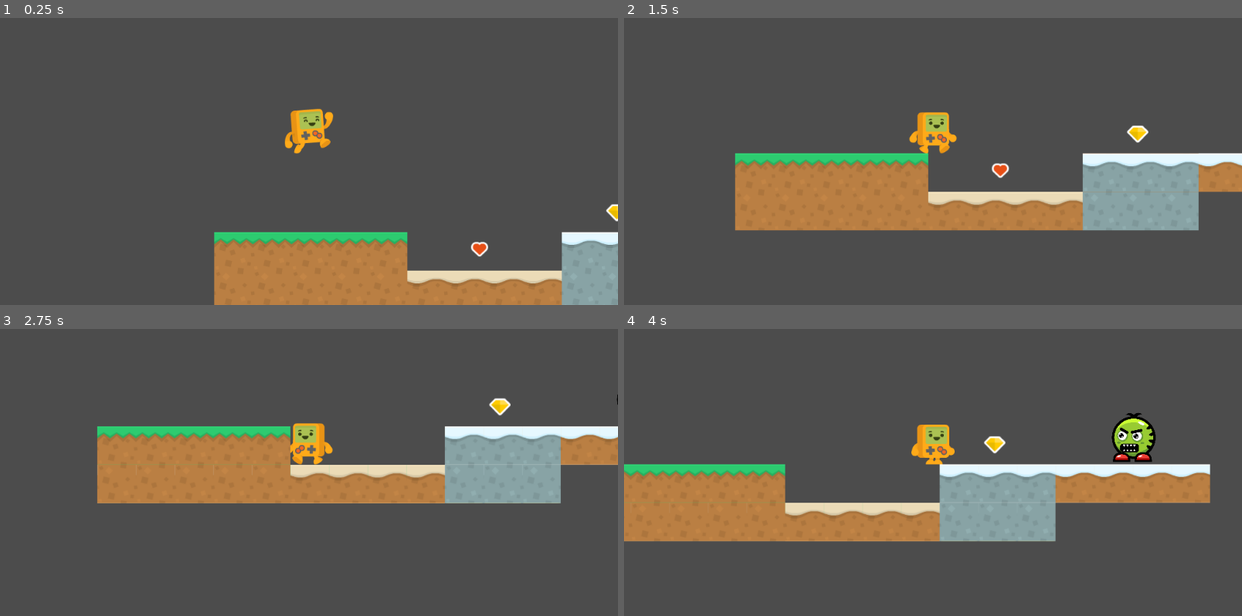
Above: before the commit, frames 1-4 (two rows, left to right).
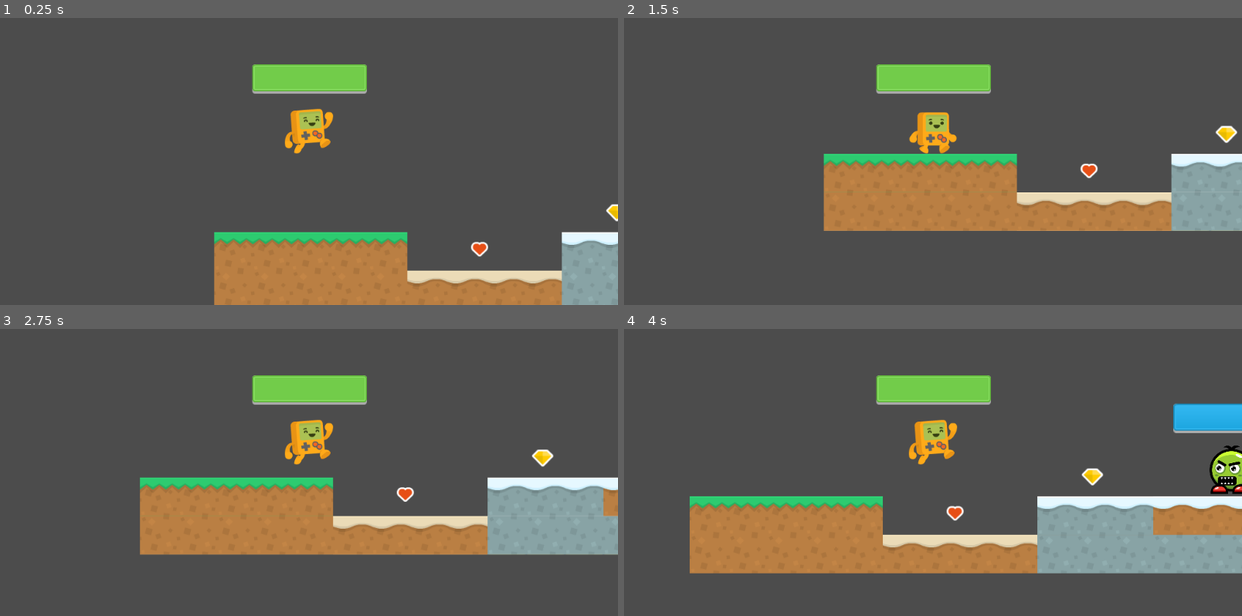
Above: after the commit, the same moments.

Repository: Boyquotes/platformer2d-sandbox
Game: Godot game, scene res://levels/DemoLevel.tscn
The game is run twice, just before and just after one commit, with the same random seed, the same clock (stepped at 60 frames per second) and the same inputs.
Inputs:
- Up to frame 1 (0.25 s): no input
- Up to frame 2 (1.5 s): hold Q (block, bound only after the commit) 0.53-1.28 s; hold D (move_right) from 0.53 s (still down); tap R (attack, bound only after the commit) at 0.6 s; tap Space (move_jump) at 0.77 s; tap Q (block, bound only after the commit) at 1.35 s
- Up to frame 3 (2.75 s): tap Space (move_jump) at 1.52 s; tap R (attack, bound only after the commit) at 1.55, 2.1 s; release D (move_right) at 2.03 s; hold A (move_left) from 2.03 s (still down); hold Q (block, bound only after the commit) from 2.03 s (still down)
- Up to frame 4 (4 s): release A (move_left) at 2.78 s; release Q (block, bound only after the commit) at 2.78 s; hold D (move_right) from 2.78 s (still down); tap Q (block, bound only after the commit) at 2.85 s; tap Space (move_jump) at 3.02, 3.77 s; tap R (attack, bound only after the commit) at 3.05, 3.6 s; hold Q (block, bound only after the commit) from 3.53 s (still down)

The runs differ from the first frame. In frame 1, 1.9% of the frame differs, in the area x 40-60%, y 16-27%; in frame 2, 15%; in frame 3, 32%; in frame 4, 35%, in the area x 0-100%, y 16-86%.

Commit message:
Added attack and block logic for player. Decomposed items and enemy to separate scenes. Added healthbars

Diff:
--- a/levels/DemoLevel.tscn
+++ b/levels/DemoLevel.tscn
@@ -1,48 +1,10 @@
-[gd_scene load_steps=28 format=2]
+[gd_scene load_steps=6 format=2]
 
 [ext_resource path="res://objects/Player.tscn" type="PackedScene" id=1]
 [ext_resource path="res://objects/PlatformsTileset.tres" type="TileSet" id=2]
-[ext_resource path="res://assets/sprites/item_life.png" type="Texture" id=3]
-[ext_resource path="res://scripts/NewLifeItem.gd" type="Script" id=4]
-[ext_resource path="res://assets/sprites/item_diamond.png" type="Texture" id=5]
-[ext_resource path="res://scripts/DiamondItem.gd" type="Script" id=6]
-[ext_resource path="res://assets/sprites/green_monster_walk5.png" type="Texture" id=7]
-[ext_resource path="res://assets/sprites/green_monster_idle1.png" type="Texture" id=8]
-[ext_resource path="res://assets/sprites/green_monster_walk8.png" type="Texture" id=9]
-[ext_resource path="res://assets/sprites/green_monster_walk6.png" type="Texture" id=10]
-[ext_resource path="res://assets/sprites/green_monster_idle8.png" type="Texture" id=11]
-[ext_resource path="res://assets/sprites/green_monster_walk4.png" type="Texture" id=12]
-[ext_resource path="res://assets/sprites/green_monster_walk3.png" type="Texture" id=13]
-[ext_resource path="res://assets/sprites/green_monster_idle2.png" type="Texture" id=14]
-[ext_resource path="res://assets/sprites/green_monster_idle4.png" type="Texture" id=15]
-[ext_resource path="res://assets/sprites/green_monster_idle5.png" type="Texture" id=16]
-[ext_resource path="res://assets/sprites/green_monster_walk7.png" type="Texture" id=17]
-[ext_resource path="res://assets/sprites/green_monster_idle3.png" type="Texture" id=18]
-[ext_resource path="res://assets/sprites/green_monster_walk2.png" type="Texture" id=19]
-[ext_resource path="res://assets/sprites/green_monster_walk1.png" type="Texture" id=20]
-[ext_resource path="res://assets/sprites/green_monster_idle7.png" type="Texture" id=21]
-[ext_resource path="res://assets/sprites/green_monster_idle6.png" type="Texture" id=22]
-[ext_resource path="res://scripts/GreenMonsterEnemy.gd" type="Script" id=23]
-
-[sub_resource type="RectangleShape2D" id=1]
-
-[sub_resource type="RectangleShape2D" id=2]
-
-[sub_resource type="SpriteFrames" id=3]
-animations = [ {
-"frames": [ ExtResource( 8 ), ExtResource( 14 ), ExtResource( 18 ), ExtResource( 15 ), ExtResource( 16 ), ExtResource( 22 ), ExtResource( 21 ), ExtResource( 11 ) ],
-"loop": true,
-"name": "idle",
-"speed": 10.0
-}, {
-"frames": [ ExtResource( 20 ), ExtResource( 19 ), ExtResource( 13 ), ExtResource( 12 ), ExtResource( 7 ), ExtResource( 10 ), ExtResource( 17 ), ExtResource( 9 ) ],
-"loop": true,
-"name": "walk",
-"speed": 5.0
-} ]
-
-[sub_resource type="CircleShape2D" id=4]
-radius = 36.8442
+[ext_resource path="res://objects/NewLifeItem.tscn" type="PackedScene" id=3]
+[ext_resource path="res://objects/DiamondItem.tscn" type="PackedScene" id=4]
+[ext_resource path="res://objects/GreenMonsterEnemy.tscn" type="PackedScene" id=5]
 
 [node name="DemoLevel" type="Node2D"]
 
@@ -54,62 +16,17 @@
 collision_layer = 2
 collision_mask = 13
 format = 1
-tile_data = PoolIntArray( 262144, 0, 0, 262145, 0, 0, 262146 …(94 unchanged characters)… 2157, 2, 0, 262158, 2, 0, 262159, 2, 0, 327680, 6, 0, 327681, 6, 0, 327682, 6, 0, 327683, 6, 0, 327684, 6, 0, 327685, 1, 0, 327686, 1, 0, 327687, 1, 0, 327688, 1, 0, 327689, 7, 0, 327690, 7, 0, 327691, 7, 0 )
+tile_data = PoolIntArray( 262144, 0, 0, 262145, 0, 0, 262146 …(94 unchanged characters)… 2157, 2, 0, 262158, 2, 0, 262159, 2, 0, 262160, 1, 0, 262161, 1, 0, 262162, 1, 0, 262163, 0, 0, 262164, 0, 0, 262165, 0, 0, 262166, 0, 0, 262167, 3, 0, 262168, 3, 0, 327680, 6, 0, 327681, 6, 0, 327682, 6, 0, 327683, 6, 0, 327684, 6, 0, 327685, 1, 0, 327686, 1, 0, 327687, 1, 0, 327688, 1, 0, 327689, 7, 0, 327690, 7, 0, 327691, 7, 0, 327692, 7, 0, 327693, 7, 0, 327694, 7, 0, 327695, 6, 0, 327696, 6, 0, 327697, 6, 0, 327698, 6, 0, 327699, 6, 0, 327700, 6, 0, 327701, 6, 0, 327702, 6, 0, 327703, 7, 0, 327704, 7, 0 )
 
 [node name="Items" type="Node" parent="."]
 
-[node name="NewLifeItem" type="Sprite" parent="Items"]
-position = Vector2( 440.63, 284.223 )
-texture = ExtResource( 3 )
-script = ExtResource( 4 )
+[node name="NewLifeItem" parent="Items" instance=ExtResource( 3 )]
 
-[node name="Area" type="Area2D" parent="Items/NewLifeItem"]
-collision_layer = 4
-
-[node name="CollisionShape2D" type="CollisionShape2D" parent="Items/NewLifeItem/Area"]
-scale = Vector2( 2, 2 )
-shape = SubResource( 1 )
-
-[node name="DiamondItem" type="Sprite" parent="Items"]
-position = Vector2( 667.671, 223.678 )
-texture = ExtResource( 5 )
-script = ExtResource( 6 )
-
-[node name="Area2D" type="Area2D" parent="Items/DiamondItem"]
-collision_layer = 4
-
-[node name="CollisionShape2D" type="CollisionShape2D" parent="Items/DiamondItem/Area2D"]
-scale = Vector2( 2, 2 )
-shape = SubResource( 2 )
+[node name="DiamondItem" parent="Items" instance=ExtResource( 4 )]
 
 [node name="Enemies" type="Node" parent="."]
 
-[node name="GreenMonsterEnemy" type="KinematicBody2D" parent="Enemies"]
-position = Vector2( 898.484, 210.224 )
-collision_layer = 8
-collision_mask = 15
-script = ExtResource( 23 )
+[node name="GreenMonsterEnemy" parent="Enemies" instance=ExtResource( 5 )]
 
-[node name="AnimatedSprite" type="AnimatedSprite" parent="Enemies/GreenMonsterEnemy"]
-scale = Vector2( 0.2, 0.2 )
-frames = SubResource( 3 )
-animation = "idle"
-frame = 3
-playing = true
-
-[node name="CollisionShape2D" type="CollisionShape2D" parent="Enemies/GreenMonsterEnemy"]
-shape = SubResource( 4 )
-
-[node name="DetectionRaycast" type="RayCast2D" parent="Enemies/GreenMonsterEnemy"]
-enabled = true
-cast_to = Vector2( -150, 0 )
-
-[node name="AttackRaycast" type="RayCast2D" parent="Enemies/GreenMonsterEnemy"]
-enabled = true
-cast_to = Vector2( -50, 0 )
-
-[node name="AttackTimer" type="Timer" parent="Enemies/GreenMonsterEnemy"]
-
-[connection signal="body_entered" from="Items/NewLifeItem/Area" to="Items/NewLifeItem" method="_on_Area_body_entered"]
-[connection signal="body_entered" from="Items/DiamondItem/Area2D" to="Items/DiamondItem" method="_on_Area2D_body_entered"]
-[connection signal="timeout" from="Enemies/GreenMonsterEnemy/AttackTimer" to="Enemies/GreenMonsterEnemy" method="_on_AttackTimer_timeout"]
+[node name="GreenMonsterEnemy2" parent="Enemies" instance=ExtResource( 5 )]
+position = Vector2( 1398.75, 211.438 )
--- /dev/null
+++ b/objects/DiamondItem.tscn
@@ -0,0 +1,20 @@
+[gd_scene load_steps=4 format=2]
+
+[ext_resource path="res://scripts/DiamondItem.gd" type="Script" id=1]
+[ext_resource path="res://assets/sprites/item_diamond.png" type="Texture" id=2]
+
+[sub_resource type="RectangleShape2D" id=2]
+
+[node name="DiamondItem" type="Sprite"]
+position = Vector2( 667.671, 223.678 )
+texture = ExtResource( 2 )
+script = ExtResource( 1 )
+
+[node name="Area2D" type="Area2D" parent="."]
+collision_layer = 4
+
+[node name="CollisionShape2D" type="CollisionShape2D" parent="Area2D"]
+scale = Vector2( 2, 2 )
+shape = SubResource( 2 )
+
+[connection signal="body_entered" from="Area2D" to="." method="_on_Area2D_body_entered"]
--- /dev/null
+++ b/objects/GreenMonsterEnemy.tscn
@@ -0,0 +1,77 @@
+[gd_scene load_steps=22 format=2]
+
+[ext_resource path="res://scripts/GreenMonsterEnemy.gd" type="Script" id=1]
+[ext_resource path="res://assets/sprites/green_monster_walk5.png" type="Texture" id=2]
+[ext_resource path="res://assets/sprites/green_monster_idle1.png" type="Texture" id=3]
+[ext_resource path="res://assets/sprites/green_monster_walk8.png" type="Texture" id=4]
+[ext_resource path="res://assets/sprites/green_monster_walk6.png" type="Texture" id=5]
+[ext_resource path="res://assets/sprites/green_monster_idle8.png" type="Texture" id=6]
+[ext_resource path="res://assets/sprites/green_monster_walk4.png" type="Texture" id=7]
+[ext_resource path="res://assets/sprites/green_monster_walk3.png" type="Texture" id=8]
+[ext_resource path="res://assets/sprites/green_monster_idle2.png" type="Texture" id=9]
+[ext_resource path="res://assets/sprites/green_monster_idle4.png" type="Texture" id=10]
+[ext_resource path="res://assets/sprites/green_monster_idle6.png" type="Texture" id=11]
+[ext_resource path="res://assets/sprites/green_monster_walk1.png" type="Texture" id=12]
+[ext_resource path="res://assets/sprites/green_monster_idle7.png" type="Texture" id=13]
+[ext_resource path="res://assets/sprites/green_monster_idle5.png" type="Texture" id=14]
+[ext_resource path="res://assets/sprites/green_monster_walk7.png" type="Texture" id=15]
+[ext_resource path="res://assets/sprites/green_monster_walk2.png" type="Texture" id=16]
+[ext_resource path="res://assets/sprites/green_monster_idle3.png" type="Texture" id=17]
+[ext_resource path="res://assets/sprites/ui_healthbar_enemy_empty.png" type="Texture" id=18]
+[ext_resource path="res://assets/sprites/ui_healthbar_enemy_full.png" type="Texture" id=19]
+
+[sub_resource type="SpriteFrames" id=3]
+animations = [ {
+"frames": [ ExtResource( 3 ), ExtResource( 9 ), ExtResource( 17 ), ExtResource( 10 ), ExtResource( 14 ), ExtResource( 11 ), ExtResource( 13 ), ExtResource( 6 ) ],
+"loop": true,
+"name": "idle",
+"speed": 10.0
+}, {
+"frames": [ ExtResource( 12 ), ExtResource( 16 ), ExtResource( 8 ), ExtResource( 7 ), ExtResource( 2 ), ExtResource( 5 ), ExtResource( 15 ), ExtResource( 4 ) ],
+"loop": true,
+"name": "walk",
+"speed": 5.0
+} ]
+
+[sub_resource type="CircleShape2D" id=4]
+radius = 36.8442
+
+[node name="GreenMonsterEnemy" type="KinematicBody2D"]
+position = Vector2( 898.484, 210.224 )
+collision_layer = 8
+collision_mask = 15
+script = ExtResource( 1 )
+
+[node name="AnimatedSprite" type="AnimatedSprite" parent="."]
+scale = Vector2( 0.2, 0.2 )
+frames = SubResource( 3 )
+animation = "idle"
+frame = 5
+playing = true
+
+[node name="CollisionShape2D" type="CollisionShape2D" parent="."]
+shape = SubResource( 4 )
+
+[node name="DetectionRaycast" type="RayCast2D" parent="."]
+enabled = true
+cast_to = Vector2( -150, 0 )
+
+[node name="AttackRaycast" type="RayCast2D" parent="."]
+enabled = true
+cast_to = Vector2( -50, 0 )
+
+[node name="AttackTimer" type="Timer" parent="."]
+
+[node name="Healthbar" type="TextureProgress" parent="."]
+margin_left = -96.0
+margin_top = -108.0
+margin_right = 94.0
+margin_bottom = -59.0
+value = 100.0
+texture_under = ExtResource( 18 )
+texture_progress = ExtResource( 19 )
+__meta__ = {
+"_edit_use_anchors_": false
+}
+
+[connection signal="timeout" from="AttackTimer" to="." method="_on_AttackTimer_timeout"]
--- /dev/null
+++ b/objects/NewLifeItem.tscn
@@ -0,0 +1,20 @@
+[gd_scene load_steps=4 format=2]
+
+[ext_resource path="res://scripts/NewLifeItem.gd" type="Script" id=1]
+[ext_resource path="res://assets/sprites/item_life.png" type="Texture" id=2]
+
+[sub_resource type="RectangleShape2D" id=1]
+
+[node name="NewLifeItem" type="Sprite"]
+position = Vector2( 440.63, 284.223 )
+texture = ExtResource( 2 )
+script = ExtResource( 1 )
+
+[node name="Area" type="Area2D" parent="."]
+collision_layer = 4
+
+[node name="CollisionShape2D" type="CollisionShape2D" parent="Area"]
+scale = Vector2( 2, 2 )
+shape = SubResource( 1 )
+
+[connection signal="body_entered" from="Area" to="." method="_on_Area_body_entered"]
--- a/objects/Player.tscn
+++ b/objects/Player.tscn
@@ -6,6 +6,8 @@
 [ext_resource path="res://assets/sprites/player_idle.png" type="Texture" id=4]
 [ext_resource path="res://assets/sprites/player_walk2.png" type="Texture" id=5]
 [ext_resource path="res://objects/PlayerCamera.tscn" type="PackedScene" id=6]
+[ext_resource path="res://assets/sprites/ui_healthbar_player_full.png" type="Texture" id=7]
+[ext_resource path="res://assets/sprites/ui_healthbar_player_empty.png" type="Texture" id=8]
 
 [sub_resource type="SpriteFrames" id=1]
 animations = [ {
@@ -42,3 +44,20 @@
 shape = SubResource( 2 )
 
 [node name="PlayerCamera" parent="." instance=ExtResource( 6 )]
+
+[node name="AttackRaycast" type="RayCast2D" parent="."]
+enabled = true
+cast_to = Vector2( 50, 0 )
+collision_mask = 8
+
+[node name="Healthbar" type="TextureProgress" parent="."]
+margin_left = -94.4353
+margin_top = -99.7806
+margin_right = 95.5647
+margin_bottom = -50.7806
+value = 100.0
+texture_under = ExtResource( 8 )
+texture_progress = ExtResource( 7 )
+__meta__ = {
+"_edit_use_anchors_": false
+}
--- a/project.godot
+++ b/project.godot
@@ -45,6 +45,16 @@
 "events": [ Object(InputEventKey,"resource_local_to_scene":false,"resource_name":"","device":0,"alt":false,"shift":false,"control":false,"meta":false,"command":false,"pressed":false,"scancode":32,"unicode":0,"echo":false,"script":null)
  ]
 }
+attack={
+"deadzone": 0.5,
+"events": [ Object(InputEventKey,"resource_local_to_scene":false,"resource_name":"","device":0,"alt":false,"shift":false,"control":false,"meta":false,"command":false,"pressed":false,"scancode":82,"unicode":0,"echo":false,"script":null)
+ ]
+}
+block={
+"deadzone": 0.5,
+"events": [ Object(InputEventKey,"resource_local_to_scene":false,"resource_name":"","device":0,"alt":false,"shift":false,"control":false,"meta":false,"command":false,"pressed":false,"scancode":81,"unicode":0,"echo":false,"script":null)
+ ]
+}
 
 [layer_names]
 
--- a/scripts/GreenMonsterEnemy.gd
+++ b/scripts/GreenMonsterEnemy.gd
@@ -14,7 +14,7 @@
 onready var DetectionRaycast = $DetectionRaycast
 onready var AttackRaycast = $AttackRaycast
 onready var AttackTimer = $AttackTimer
-
+onready var Healthbar = $Healthbar
 
 func follow_player(delta):
 	if not can_attack:
@@ -55,3 +55,16 @@
 
 func _on_AttackTimer_timeout():
 	attack()
+
+
+func hurt(dmg):
+	if health >= dmg:
+		health -= dmg
+		Healthbar.value = health
+	else:
+		print('I dead')
+		queue_free()
+
+
+func _ready():
+	add_to_group('Enemies')
--- a/scripts/NewLifeItem.gd
+++ b/scripts/NewLifeItem.gd
@@ -4,6 +4,7 @@
 
 func _on_Area_body_entered(body):
 	if body is Player:
-		print('Player captures new life')
-		get_tree().call_group('Player', 'capture_life')
-		queue_free()
+		var player = body as Player
+		if player.health < 90:
+			player.capture_life()
+			queue_free()
--- a/scripts/Player.gd
+++ b/scripts/Player.gd
@@ -2,6 +2,9 @@
 
 class_name Player
 
+const ATTACK_DISTANCE = 50
+const ATTACK_STRENGTH = 10
+const BLOCK_STRENGTH = 0.1
 
 export var gravity = 300
 export var speed = 180
@@ -10,25 +13,37 @@
 
 var velocity = Vector2.ZERO
 var health = 100
-
+var is_blocked = false
 
 onready var ASprite = $AnimatedSprite
-
+onready var AttackRaycast = $AttackRaycast
+onready var Healthbar = $Healthbar
 
 func _physics_process(delta):
+	if Input.is_action_just_pressed("attack"):
+		attack()
+
 	velocity.x = 0
 
-	if Input.is_action_pressed("move_left"):
-		velocity.x -= speed
-	if Input.is_action_pressed("move_right"):
-		velocity.x += speed
+	if Input.is_action_pressed("block"):
+		is_blocked = true
+	else:
+		is_blocked = false
+
+	if not is_blocked:
+		if Input.is_action_pressed("move_left"):
+			velocity.x -= speed
+		if Input.is_action_pressed("move_right"):
+			velocity.x += speed
 
 	if velocity.x > 0:
 		ASprite.play("walk")
 		ASprite.flip_h = false
+		AttackRaycast.cast_to.x = ATTACK_DISTANCE
 	elif velocity.x < 0:
 		ASprite.play("walk")
 		ASprite.flip_h = true
+		AttackRaycast.cast_to.x = -ATTACK_DISTANCE
 	else:
 #		ASprite.play("idle")
 		if velocity.y != 0:
@@ -43,14 +58,14 @@
 		if is_on_floor():
 			velocity.y -= jump_speed
 
+	update_ui()
 
 func _ready():
 	add_to_group('Player')
 
 
 func capture_life():
-	GameState.lives_count += 1
-	print('Current lives: ' + str(GameState.lives_count))
+	health += 25
 
 
 func capture_diamond():
@@ -59,8 +74,33 @@
 
 
 func hurt(damage):
-	if health > damage:
-		health -= damage
-		print('Player health: '+str(health))
+	if not is_blocked:
+		print('Not blocked!')
+		if health > damage:
+			health -= damage
+			print('Player health: '+str(health))
+		else:
+			print('I am dead')
 	else:
-		print('I am dead')
+		print('I am blocked!')
+		if health > damage:
+			health -= (damage * BLOCK_STRENGTH)
+			print('Player health: ' +str(health))
+		else:
+			print('I am dead')
+
+
+func attack():
+	if AttackRaycast.is_colliding():
+		var target = AttackRaycast.get_collider()
+		if target.is_in_group('Enemies'):
+			if target.has_method('hurt'):
+				if not is_blocked:
+					target.hurt(ATTACK_STRENGTH)
+
+func update_ui():
+	Healthbar.value = health
+
+
+#func block():
+#	can_move = false
--- /dev/null
+++ b/scripts/UI.gd
@@ -0,0 +1,12 @@
+extends Control
+
+
+onready var Healthbar = $Healthbar
+
+
+func _ready():
+	add_to_group('UI')
+
+
+func display_health(health):
+	Healthbar.value = health
--- /dev/null
+++ b/ui/UI.tscn
@@ -0,0 +1,22 @@
+[gd_scene load_steps=4 format=2]
+
+[ext_resource path="res://assets/sprites/ui_healthbar_player_empty.png" type="Texture" id=1]
+[ext_resource path="res://assets/sprites/ui_healthbar_player_full.png" type="Texture" id=2]
+[ext_resource path="res://scripts/UI.gd" type="Script" id=3]
+
+[node name="UI" type="Control"]
+anchor_right = 1.0
+anchor_bottom = 1.0
+script = ExtResource( 3 )
+__meta__ = {
+"_edit_use_anchors_": false
+}
+
+[node name="Healthbar" type="TextureProgress" parent="."]
+margin_left = 15.0
+margin_top = 15.0
+margin_right = 40.0
+margin_bottom = 40.0
+value = 100.0
+texture_under = ExtResource( 1 )
+texture_progress = ExtResource( 2 )
Binary file added: assets/sprites/ui_healthbar_enemy_empty.png
Binary file added: assets/sprites/ui_healthbar_enemy_full.png
Binary file added: assets/sprites/ui_healthbar_player_empty.png
Binary file added: assets/sprites/ui_healthbar_player_full.png
Not shown: 1 places in objects/Player.tscn that only renumber resources
